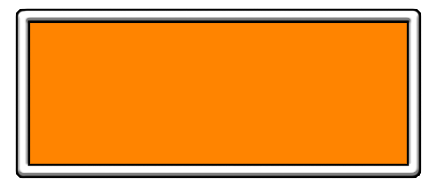
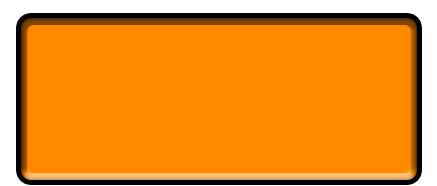
Two versions of the same layered image (437px x 186px). Layer-by-layer changes:
hid "Questions", painted on it over <box>17,10,420,177</box>
painted on "Rounded Rectangle 3" over <box>21,14,417,180</box>
